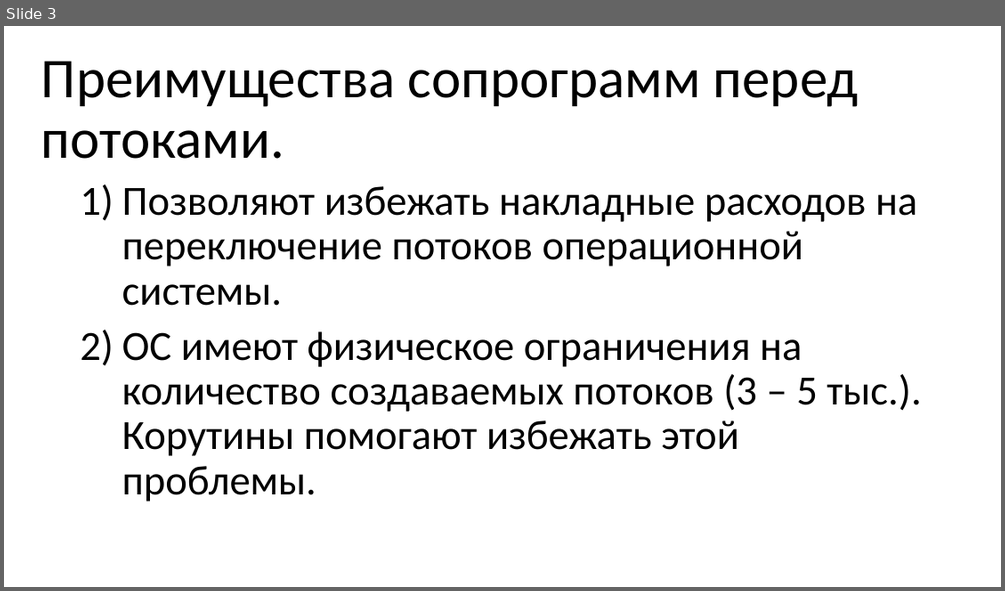
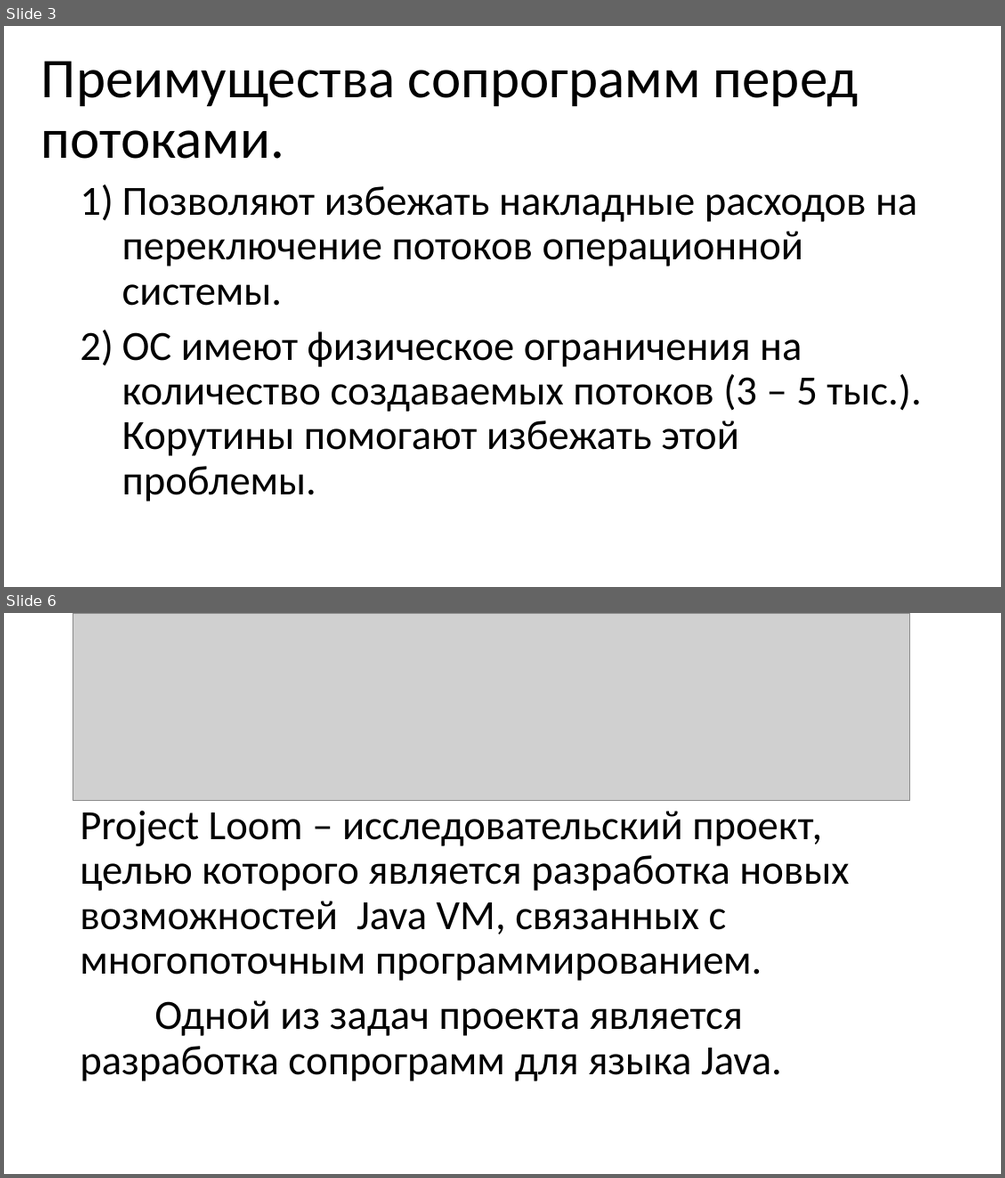
Before and after one commit to epanteleev/bachelor-s-degree, a slide deck: Эффективная реализация сопрограмм в управляемой среде.pptx. Shown one above the other, each under a label of ours: slide 3 before the commit, slides 3 and 6 after it; the slides between them are not shown. The pictures are 1005x591 and 1005x1178 pixels, drawn with LibreOffice and Linux fonts; fonts in the diff are those of the drawing; grey boxes stand for pictures. Boxes give left, top, right and bottom in pixels: in the first picture for what was removed or moved away, otherwise in the second. Text is boxed around its words. In the diff, an @@ line names an element or a change of style, - is before the commit and + after.

```diff
--- a/Эффективная реализация сопрограмм в управляемой среде.pptx
+++ b/Эффективная реализация сопрограмм в управляемой среде.pptx
@@ slide 6 added at box(4, 613, 1001, 1174), background #FFFFFF @@
@@ picture added at box(73, 613, 910, 800) @@
@@ text added at box(80, 811, 849, 1081), 40 pt, text #000000 @@
+Project Loom – исследовательский проект, целью которого является разработка новых возможностей Java VM, связанных с многопоточным программированием.
+Одной из задач проекта является разработка сопрограмм для языка Java.
```
Also in this commit, not shown: 4 slides changed.
